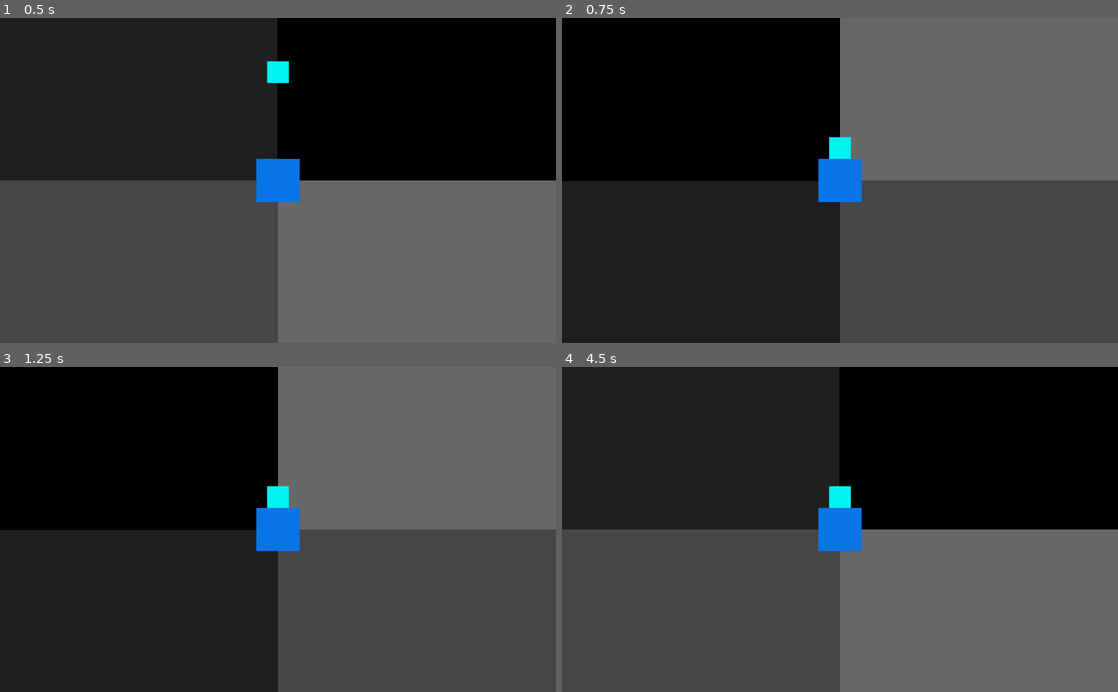
Above: before the commit, frames 1-4 (two rows, left to right).
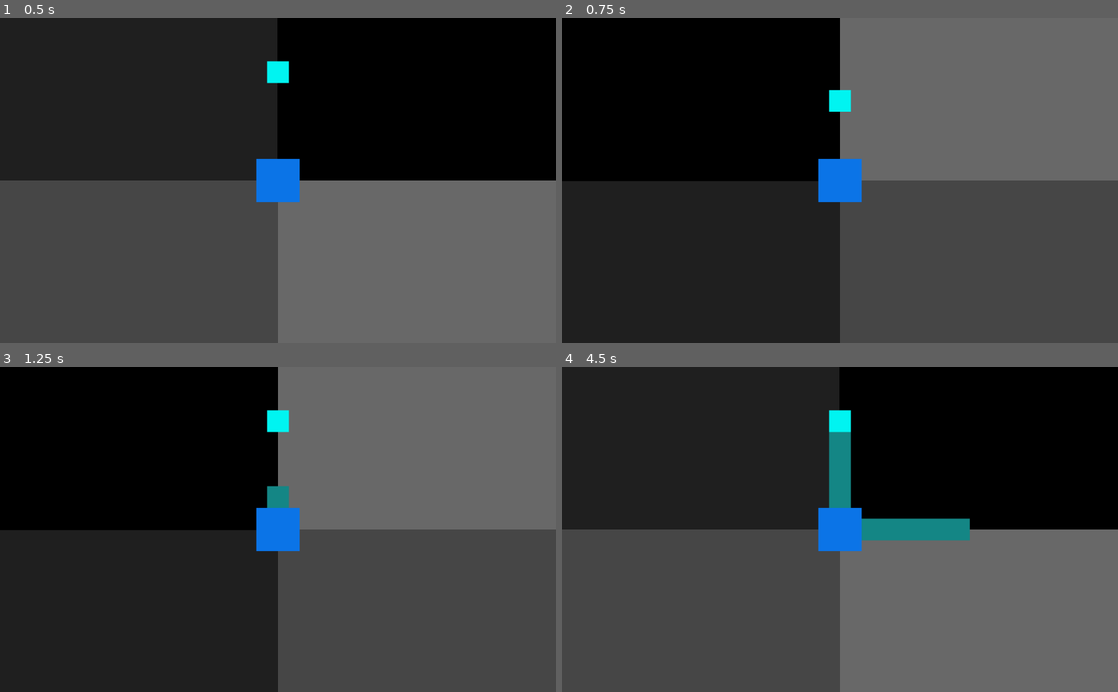
Above: after the commit, the same moments.

Repository: KeatonMueller/polymonous
Game: Godot game, scene res://MainScene.tscn
Two runs of this game, one before a commit and one after it. Both use one fixed random seed, a clock stepped at 60 frames per second and the inputs below.
Inputs:
- Up to frame 1 (0.5 s): no input
- Up to frame 2 (0.75 s): tap Enter at 0.5 s; hold Right (world_rot_right) from 0.53 s (still down); tap S (box_drop) at 0.6 s
- Up to frame 3 (1.25 s): keep holding Right (world_rot_right)
- Up to frame 4 (4.5 s): tap Space at 1.25, 2.75, 4.25 s; release Right (world_rot_right) at 1.28 s; hold Left (world_rot_left) 1.28-2.03 s; tap S (box_drop) every 0.75 s from 1.35 to 4.35 s; tap Enter at 2, 3.5 s; hold Right (world_rot_right) 2.03-3.53 s; hold Left (world_rot_left) from 3.53 s (still down)

Frame 1 is identical in both runs. In frame 2, 0.5% of the frame differs, in the area x 48-52%, y 22-44%; in frame 3, 0.5%; in frame 4, 2.5%, in the area x 48-74%, y 13-54%.

Commit message:
drop boxes

Diff:
--- a/Base.gd
+++ b/Base.gd
@@ -14,7 +14,7 @@
 
 func _ready():
 	# load enums from MainScene
-	var main_scene = get_owner();
+	var main_scene = get_node("/root/MainScene");
 	Action = main_scene.Action;
 	Direction = main_scene.Direction;
 
--- /dev/null
+++ b/Box.gd
@@ -0,0 +1,6 @@
+extends KinematicBody2D
+
+onready var color_rect : ColorRect = get_node("ColorRect");
+
+func deactivate():
+	color_rect.color = Color("#158786");
--- a/Box.tscn
+++ b/Box.tscn
@@ -1,9 +1,12 @@
-[gd_scene load_steps=2 format=2]
+[gd_scene load_steps=3 format=2]
+
+[ext_resource path="res://Box.gd" type="Script" id=1]
 
 [sub_resource type="RectangleShape2D" id=1]
-extents = Vector2( 20, 20 )
+extents = Vector2( 19.9, 19.9 )
 
 [node name="Box" type="KinematicBody2D"]
+script = ExtResource( 1 )
 
 [node name="ColorRect" type="ColorRect" parent="."]
 margin_left = -20.0
--- a/MainScene.gd
+++ b/MainScene.gd
@@ -1,42 +1,52 @@
 extends Node2D
 
-var curr_box : KinematicBody2D;
-var curr_theta : float = -PI / 2;
-var curr_height : float = 200.0;
-
-var base : StaticBody2D;
-
-func _ready():
-	# load initial box
-	curr_box = load("res://Box.tscn").instance();
-	curr_box.position.x = cos(curr_theta) * curr_height;
-	curr_box.position.y = sin(curr_theta) * curr_height;
-	add_child(curr_box);
-	# get base
-	base = get_node("Base");
-
-const num_sides : int = 4;
-const rot_delta : float = 2 * PI / num_sides;
-const rot_speed : float = 8.0;
-var rot_left : float = 0;
-var rot_dir : int = 0;
-var action_list : Array = [];
-var next_action : int;
-
+# possible actions
 const Action = {
 	"WORLD_ROT_LEFT": 0,
 	"WORLD_ROT_RIGHT": 1,
 	"DROP": 2,
 };
 
+# possible directions
 const Direction = {
 	Action.WORLD_ROT_LEFT: -1,
 	Action.WORLD_ROT_RIGHT: 1
 }
 
+const Box = preload("res://Box.tscn");
+# current box values
+var curr_box : KinematicBody2D;
+var curr_theta : float = -PI / 2;
+var curr_height : float = 200.0;
+
+# values for base
+var base : StaticBody2D;
+var rot_delta : float;
+var rot_speed : float;
+
+# values for actions
+var dist_left : float = 0;
+var drop_dir : Vector2 = Vector2();
+var drop_speed : float = 4;
+var rot_left : float = 0;
+var rot_dir : int = 0;
+var action_list : Array = [];
+var next_action : int;
+
+func _ready():
+	# get base
+	base = get_node("Base");
+	rot_delta = base.rot_delta;
+	rot_speed = base.rot_speed;
+	add_child(base);
+	# load initial box
+	curr_box = Box.instance();
+	curr_box.position.x = cos(curr_theta) * curr_height;
+	curr_box.position.y = sin(curr_theta) * curr_height;
+	add_child(curr_box);
 
 func _physics_process(delta):
-	# on button press, add to list of rotations
+	# on button press, add to list of actions
 	if Input.is_action_just_pressed("world_rot_right"):
 		action_list.append(Action.WORLD_ROT_RIGHT);
 	elif Input.is_action_just_pressed("world_rot_left"):
@@ -45,19 +55,17 @@
 		action_list.append(Action.DROP);
 
 	# get next action if any are pending
-	if action_list.size() > 0 and rot_left == 0:
+	if action_list.size() > 0 and rot_left == 0 and dist_left == 0:
 		next_action = action_list.pop_front();
 		if next_action != Action.DROP:
 			rot_left = rot_delta;
 			rot_dir = Direction[next_action];
 		else:
-			var dist = curr_box.position.distance_to(base.position);
-			var dir = Vector2();
-			dir.x = cos(curr_theta) * -dist;
-			dir.y = sin(curr_theta) * -dist;
-			curr_box.move_and_collide(dir)
+			dist_left = curr_box.position.distance_to(base.position);
+			drop_dir.x = cos(curr_theta) * -dist_left * delta * drop_speed;
+			drop_dir.y = sin(curr_theta) * -dist_left * delta * drop_speed;
 
-	# update current box position
+	# reposition and rotate box
 	if rot_left > 0:
 		var rot_amt = rot_delta * delta * rot_speed;
 		# check for over-rotating
@@ -74,3 +82,15 @@
 
 		# update rot_left
 		rot_left -= rot_amt;
+
+	# drop box
+	if dist_left > 0:
+		var r = curr_box.move_and_collide(drop_dir);
+		if r != null and r.collider != null:
+			dist_left = 0;
+			curr_box.deactivate();
+			# initialize a new box
+			curr_box = Box.instance();
+			curr_box.position.x = cos(curr_theta) * curr_height;
+			curr_box.position.y = sin(curr_theta) * curr_height;
+			add_child(curr_box);
